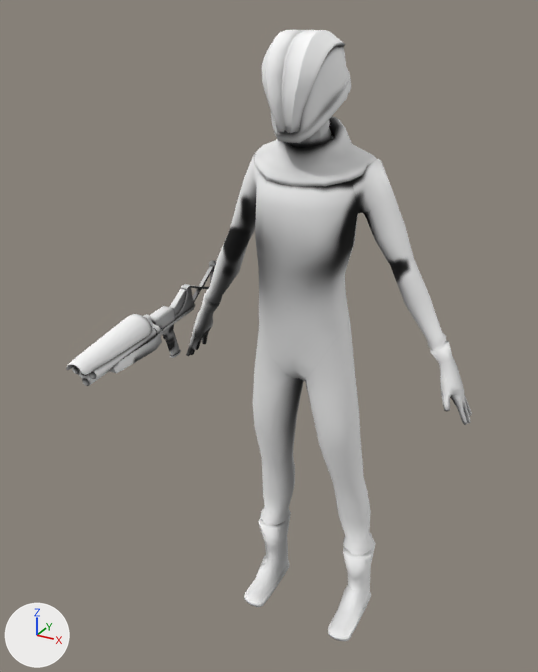
The COLLADA model Source/GameProject/Data/Models/Collada/Character/Character.dae: old version first, new version second.
Before and after are seen from a 50 mm lens placed at (0.135, -0.283, 0.272), pointed at (-0.018, -0.004, 0.133). Lighting does not change. The marker at lower left points along +X, +Y and +Z. Where no turn or scale is listed for an object, it has been applied to the vertices.

The first picture shows 'CharacterMesh'.
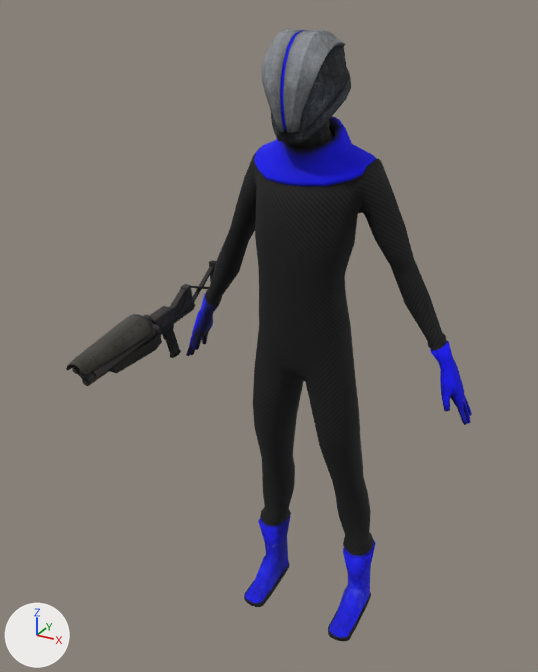
Changed parts and their boxes [x1, y1, x2, y2] in the pictures (538 x 672 px):
'CharacterMesh', surface changed (grey to black): [66, 30, 472, 641] in both

The change, as a diff of the scene's bpy script:
```diff
--- a/Source/GameProject/Data/Models/Collada/Character/Character.dae.py
+++ b/Source/GameProject/Data/Models/Collada/Character/Character.dae.py
@@ img_character_color_blue_png @@
+img_character_color_blue_png = load_image('Character_COLOR_BLUE.png', 'Character_COLOR_BLUE.png', 2048, 2048, 'sRGB')
@@ mat_lambert2 @@
 mat_lambert2 = principled_material('lambert2')
-mat_lambert2.texture = img_character_diffuse_png
+mat_lambert2.texture = img_character_color_blue_png
 mat_lambert2.roughness = 0.9
```
